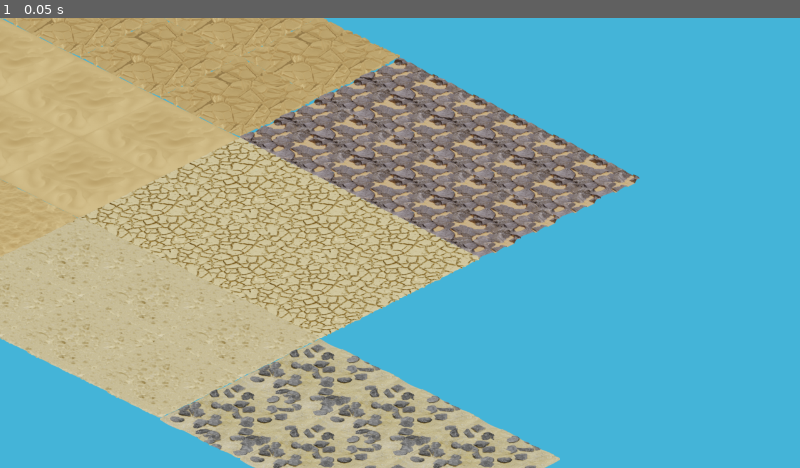
Above: before the commit, frame 1.
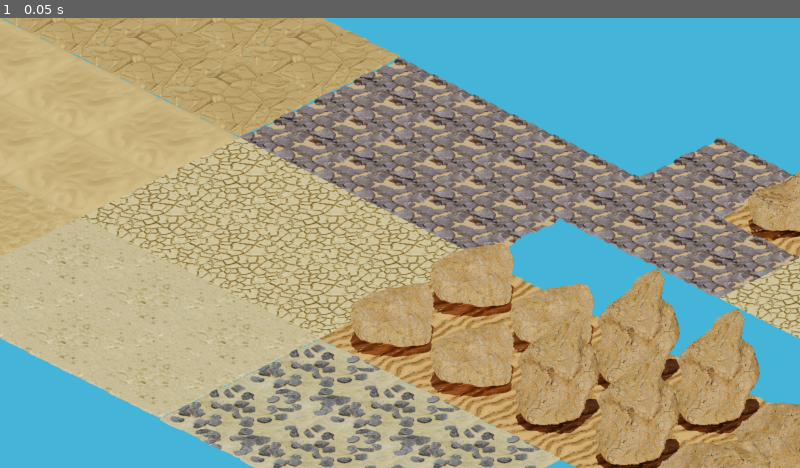
Above: after the commit, the same moment.

Repository: lorentzo/jagoda-jam
Game: Godot game, scene res://Assets/Tiles/BaseIslandTiles/BaseIslandTiles.tscn
The game is run twice, just before and just after one commit, with the same random seed, the same clock (stepped at 60 frames per second) and the same inputs. This scene is started directly instead of the project's main scene.
Inputs:
- Up to frame 1 (0.05 s): no input

The runs differ from the first frame. In frame 1, 25% of the frame differs, in the area x 40-100%, y 26-100%.

Commit message:
adding procedural rocks system and rock tiles

Diff:
--- a/jagoda/Assets/Tiles/BaseIslandTiles/BaseIslandTileMap.tres
+++ b/jagoda/Assets/Tiles/BaseIslandTiles/BaseIslandTileMap.tres
@@ -1,12 +1,16 @@
-[gd_resource type="TileSet" load_steps=15 format=3 uid="uid://dmq0717soltvq"]
+[gd_resource type="TileSet" load_steps=23 format=3 uid="uid://dmq0717soltvq"]
 
 [ext_resource type="Texture2D" uid="uid://c6tyfxx1chcwp" path="res://Assets/Tiles/BaseIslandTiles/Textures/sand1.png" id="1_8hf8a"]
 [ext_resource type="Texture2D" uid="uid://dri24sx8copk8" path="res://Assets/Tiles/BaseIslandTiles/Textures/sand2.png" id="2_w3cwr"]
 [ext_resource type="Texture2D" uid="uid://bq5l45qgr0gf0" path="res://Assets/Tiles/BaseIslandTiles/Textures/sand3.png" id="3_g1434"]
+[ext_resource type="Texture2D" uid="uid://desok6c0ima6n" path="res://Assets/Tiles/BaseIslandTiles/Textures/rock4.png" id="3_i031u"]
 [ext_resource type="Texture2D" uid="uid://mrmonqw1tyy4" path="res://Assets/Tiles/BaseIslandTiles/Textures/sand4.png" id="4_lis2v"]
 [ext_resource type="Texture2D" uid="uid://chpsmcfacb8ti" path="res://Assets/Tiles/BaseIslandTiles/Textures/sand5.png" id="5_pgim5"]
 [ext_resource type="Texture2D" uid="uid://tm16d484p8op" path="res://Assets/Tiles/BaseIslandTiles/Textures/sand6.png" id="6_k88yj"]
 [ext_resource type="Texture2D" uid="uid://dy5qwbhbcmcyh" path="res://Assets/Tiles/BaseIslandTiles/Textures/sand7.png" id="7_setfn"]
+[ext_resource type="Texture2D" uid="uid://dc06wq071pht0" path="res://Assets/Tiles/BaseIslandTiles/Textures/rock1.png" id="8_u8sob"]
+[ext_resource type="Texture2D" uid="uid://dwx0lslixu10n" path="res://Assets/Tiles/BaseIslandTiles/Textures/rock2.png" id="9_0qw85"]
+[ext_resource type="Texture2D" uid="uid://bo82h6ru6gkb0" path="res://Assets/Tiles/BaseIslandTiles/Textures/rock3.png" id="11_qpxxg"]
 
 [sub_resource type="TileSetAtlasSource" id="TileSetAtlasSource_0yo0j"]
 resource_name = "sand1"
@@ -19,6 +23,14 @@
 [sub_resource type="TileSetAtlasSource" id="TileSetAtlasSource_fhmes"]
 resource_name = "sand2"
 texture = ExtResource("2_w3cwr")
+texture_region_size = Vector2i(256, 256)
+0:0/0 = 0
+0:0/0/physics_layer_0/linear_velocity = Vector2(0, 0)
+0:0/0/physics_layer_0/angular_velocity = 0.0
+
+[sub_resource type="TileSetAtlasSource" id="TileSetAtlasSource_vgflf"]
+resource_name = "rock4"
+texture = ExtResource("3_i031u")
 texture_region_size = Vector2i(256, 256)
 0:0/0 = 0
 0:0/0/physics_layer_0/linear_velocity = Vector2(0, 0)
@@ -64,6 +76,30 @@
 0:0/0/physics_layer_0/linear_velocity = Vector2(0, 0)
 0:0/0/physics_layer_0/angular_velocity = 0.0
 
+[sub_resource type="TileSetAtlasSource" id="TileSetAtlasSource_pymtj"]
+resource_name = "rock1"
+texture = ExtResource("8_u8sob")
+texture_region_size = Vector2i(256, 256)
+0:0/0 = 0
+0:0/0/physics_layer_0/linear_velocity = Vector2(0, 0)
+0:0/0/physics_layer_0/angular_velocity = 0.0
+
+[sub_resource type="TileSetAtlasSource" id="TileSetAtlasSource_vq5f0"]
+resource_name = "rock2"
+texture = ExtResource("9_0qw85")
+texture_region_size = Vector2i(256, 256)
+0:0/0 = 0
+0:0/0/physics_layer_0/linear_velocity = Vector2(0, 0)
+0:0/0/physics_layer_0/angular_velocity = 0.0
+
+[sub_resource type="TileSetAtlasSource" id="TileSetAtlasSource_addoq"]
+resource_name = "rock3"
+texture = ExtResource("11_qpxxg")
+texture_region_size = Vector2i(256, 256)
+0:0/0 = 0
+0:0/0/physics_layer_0/linear_velocity = Vector2(0, 0)
+0:0/0/physics_layer_0/angular_velocity = 0.0
+
 [resource]
 tile_shape = 1
 tile_size = Vector2i(256, 128)
@@ -76,3 +112,7 @@
 sources/4 = SubResource("TileSetAtlasSource_60p5r")
 sources/5 = SubResource("TileSetAtlasSource_6c4p6")
 sources/6 = SubResource("TileSetAtlasSource_wxxo4")
+sources/7 = SubResource("TileSetAtlasSource_pymtj")
+sources/8 = SubResource("TileSetAtlasSource_vq5f0")
+sources/9 = SubResource("TileSetAtlasSource_addoq")
+sources/10 = SubResource("TileSetAtlasSource_vgflf")
--- a/jagoda/Assets/Tiles/BaseIslandTiles/BaseIslandTiles.tscn
+++ b/jagoda/Assets/Tiles/BaseIslandTiles/BaseIslandTiles.tscn
@@ -9,4 +9,4 @@
 tile_set = ExtResource("1_rrheu")
 format = 2
 layer_0/y_sort_enabled = true
-layer_0/tile_data = PackedInt32Array(-131072, 0, 0, -65536,  …(503 unchanged characters)… 458753, 6, 0, 524290, 6, 0, 589826, 6, 0)
+layer_0/tile_data = PackedInt32Array(-131072, 0, 0, -65536,  …(503 unchanged characters)… 458753, 6, 0, 524290, 6, 0, 589826, 6, 0, 393218, 7, 0, 327682, 7, 0, 458754, 7, 0, 393219, 7, 0, 524291, 8, 0, 589827, 8, 0, 458755, 8, 0, 524292, 8, 0, 655364, 9, 0, 589828, 9, 0, 655365, 9, 0, 720900, 9, 0, 720901, 10, 0, 786437, 10, 0, 786438, 10, 0, 851973, 10, 0, 196612, 10, 0, 262149, 4, 0, 131077, 5, 0, 131076, 5, 0, 262148, 5, 0, 196611, 5, 0, 327685, 4, 0, 196613, 4, 0, 327684, 4, 0)
Binary file added: jagoda/Assets/Tiles/BaseIslandTiles/Textures/rock1.png
Not shown, added: jagoda/Assets/Tiles/BaseIslandTiles/Textures/rock1.png.import
Binary file added: jagoda/Assets/Tiles/BaseIslandTiles/Textures/rock2.png
Not shown, added: jagoda/Assets/Tiles/BaseIslandTiles/Textures/rock2.png.import
Binary file added: jagoda/Assets/Tiles/BaseIslandTiles/Textures/rock3.png
Not shown, added: jagoda/Assets/Tiles/BaseIslandTiles/Textures/rock3.png.import
Binary file added: jagoda/Assets/Tiles/BaseIslandTiles/Textures/rock4.png
Not shown, added: jagoda/Assets/Tiles/BaseIslandTiles/Textures/rock4.png.import
Not shown, added: art/tiles/tiles_rock/Textures/rock_pitted_mossy_1k/textures/rock_pitted_mossy_diff_1k.jpg
Not shown, added: art/tiles/tiles_rock/Textures/rock_pitted_mossy_1k/textures/rock_pitted_mossy_disp_1k.png
Not shown, added: art/tiles/tiles_rock/Textures/rock_pitted_mossy_1k/textures/rock_pitted_mossy_nor_gl_1k.png
Not shown, added: art/tiles/tiles_rock/readme.md
(and 12 more such lines)
